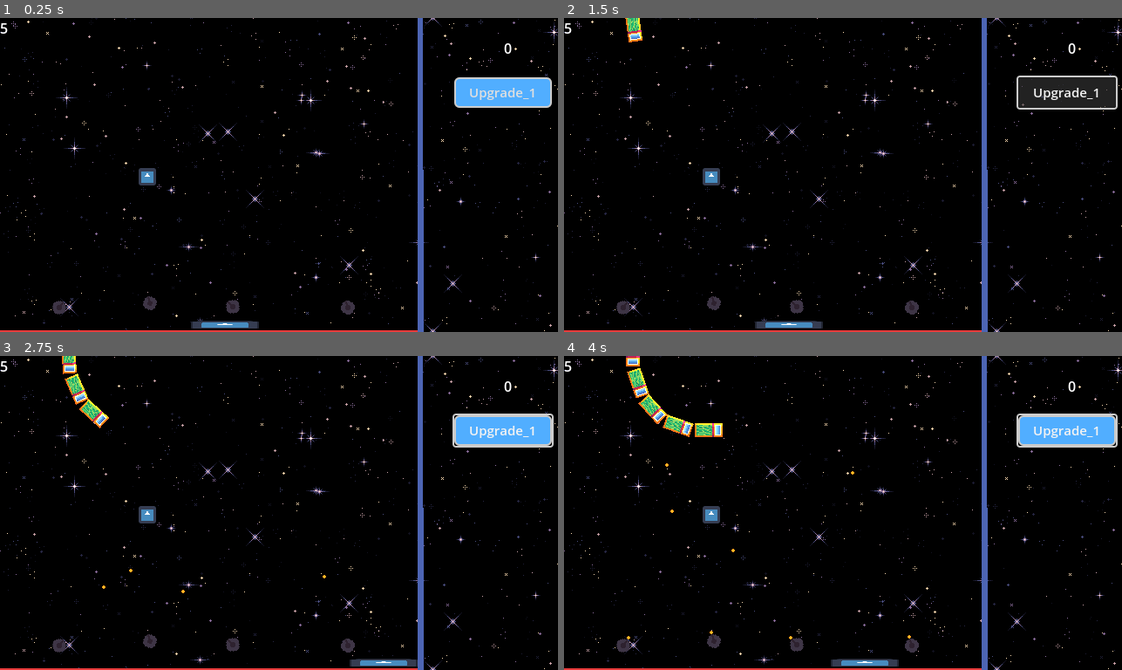
Above: before the commit, frames 1-4 (two rows, left to right).
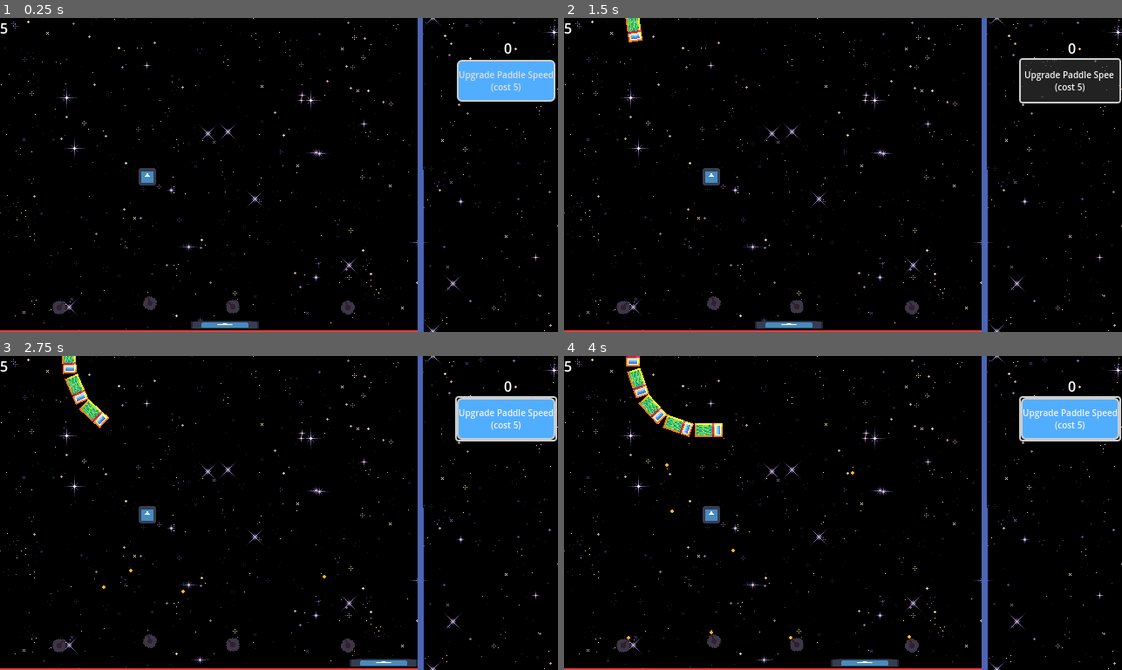
Above: after the commit, the same moments.

Repository: xefensor/tower-breakout
Game: Godot game, scene res://game.tscn
Same seed, same stepped clock (60 frames per second), same inputs: the game is played once before the commit and once after it. The engine's default icon, where the game draws it, is replaced by a stand-in: a white triangle on a blue panel in a dark square.
Inputs (mouse positions are in pixels of both pictures, inside the frame that each line leads up to):
- Up to frame 1 (0.25 s): no input
- Up to frame 2 (1.5 s): click (1066, 93) at 0.5 s, where only the run before the commit has a clickable "Upgrade_1"; click (1071, 80) at 1.25 s, where only the run after the commit has a clickable "Upgrade Paddle Speed (cost 5)"
- Up to frame 3 (2.75 s): move the mouse to (61, 644) at 2.02 s; press the mouse at (61, 644) at 2.03 s; hold D (paddle_right) from 2.03 s (still down)
- Up to frame 4 (4 s): move the mouse to (714, 641) at 2.77 s; release D (paddle_right) at 2.78 s; release the mouse at (714, 641) at 2.78 s; hold A (paddle_left) 2.78-3.53 s; click (714, 641) at 2.85 s; move the mouse to (909, 644) at 3.52 s; press the mouse at (909, 644) at 3.53 s; hold D (paddle_right) from 3.53 s (still down)

The runs differ from the first frame. In frame 1, 1.8% of the frame differs, in the area x 81-100%, y 13-29%; in frame 2, 2.0%; in frame 3, 2.1%, in the area x 81-100%, y 12-30%; in frame 4, 2.1%.

Commit message:
Upgrade Paddle Speed

Diff:
--- a/levels/level_ui.gd
+++ b/levels/level_ui.gd
@@ -2,6 +2,13 @@
 extends CanvasLayer
 
 @export var money_label: Label
+@onready var paddle = $"../Paddle"
 
 func update_money_label(new_val: int):
 	money_label.text = str(new_val)
+
+
+func _on_upgrade_paddle_speed_pressed() -> void:
+	if Level.instance.money >= 5:
+		paddle._speed += 100
+		Level.instance.money -= 5
--- a/levels/test_level_01.tscn
+++ b/levels/test_level_01.tscn
@@ -192,14 +192,15 @@
 offset_right = 40.0
 offset_bottom = 23.0
 
-[node name="Upgrade_ball" type="Button" parent="LevelUI"]
-offset_left = 521.0
-offset_top = 68.0
-offset_right = 633.0
-offset_bottom = 103.0
-theme_override_font_sizes/font_size = 15
+[node name="Upgrade_paddle_speed" type="Button" parent="LevelUI"]
+offset_left = 524.0
+offset_top = 48.0
+offset_right = 637.0
+offset_bottom = 96.0
+theme_override_font_sizes/font_size = 10
 theme_override_styles/normal = SubResource("StyleBoxFlat_5a3re")
-text = "Upgrade_1"
+text = "Upgrade Paddle Speed
+(cost 5)"
 
 [node name="Label_money" type="Label" parent="LevelUI"]
 offset_left = 563.0
@@ -226,3 +227,5 @@
 [node name="Sprite2D" type="Sprite2D" parent="DamageableStaticBody2D"]
 scale = Vector2(0.16, 0.16)
 texture = ExtResource("18_5a3re")
+
+[connection signal="pressed" from="LevelUI/Upgrade_paddle_speed" to="LevelUI" method="_on_upgrade_paddle_speed_pressed"]
--- a/paddles/paddle.gd
+++ b/paddles/paddle.gd
@@ -9,7 +9,7 @@
 @onready var default_health: int = health.current_health
 @onready var _area_2d: Area2D = NodeUtils.get_child_by_class(self, Area2D)
 @onready var collision_shape_2d: CollisionShape2D = NodeUtils.get_child_by_class(self, CollisionShape2D)
-
+@onready var level_ui: LevelUI = NodeUtils.get_child_by_class(self, LevelUI)
 
 func _ready() -> void:
 	_area_2d.body_entered.connect(_on_area_2d_body_entered)
